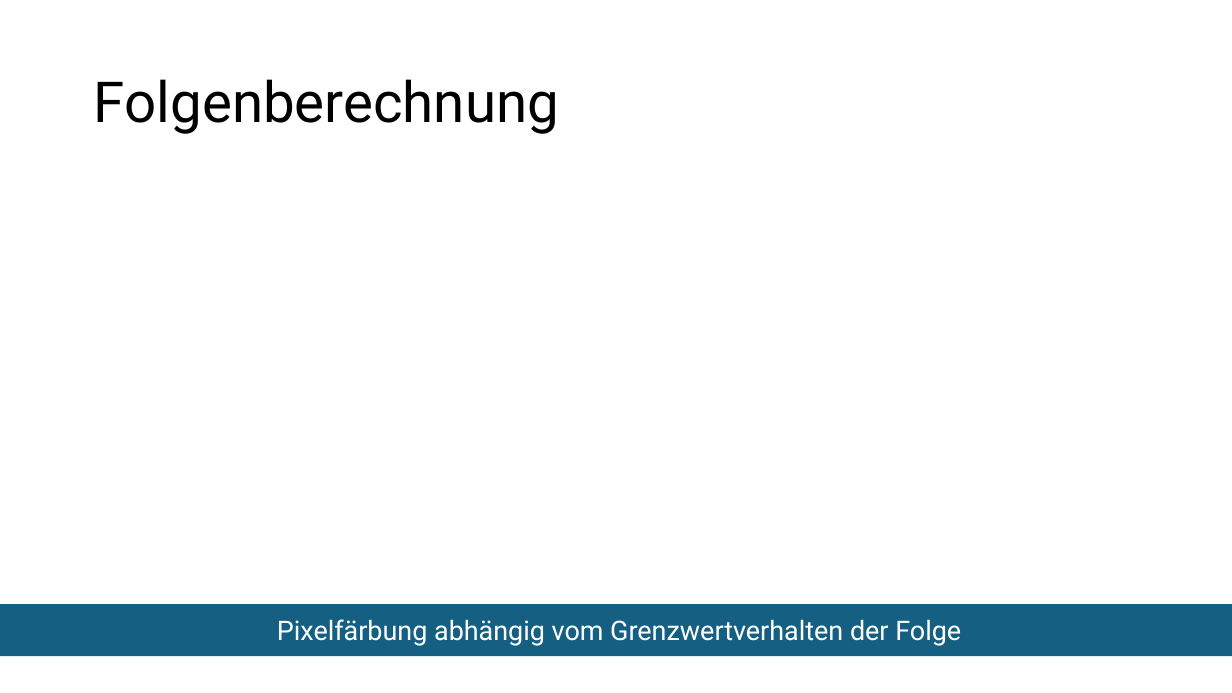
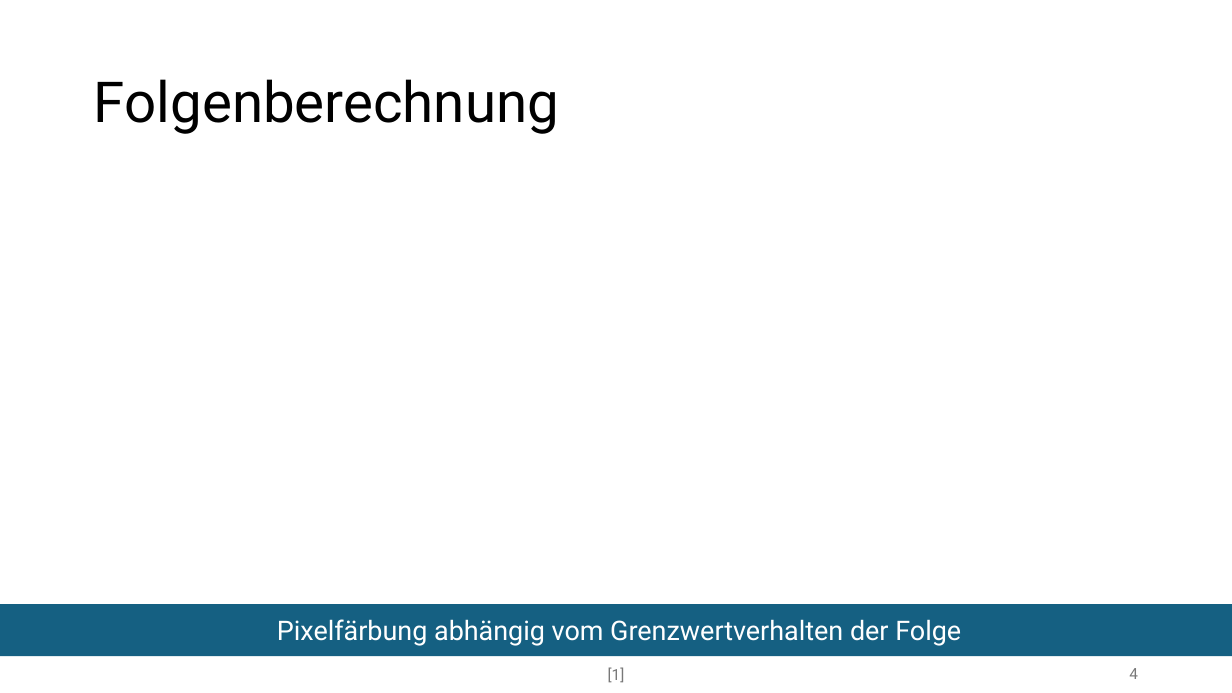
Before and after one commit to Preunicom/FractalCore, a slide deck: slide 4 of docs/Endpraesentation/DAPI_FractalCore_Endpraesentation.pptx. Drawn at 1232x693 pixels with LibreOffice and Linux fonts; fonts in the diff are those of the drawing; grey boxes stand for pictures. Boxes give left, top, right and bottom in pixels: in the first picture for what was removed or moved away, otherwise in the second. Text is boxed around its words. In the diff, an @@ line names an element or a change of style, - is before the commit and + after.

```diff
--- a/docs/Endpraesentation/DAPI_FractalCore_Endpraesentation.pptx
+++ b/docs/Endpraesentation/DAPI_FractalCore_Endpraesentation.pptx
@@ text added at [608,667,625,683], 12 pt, text #797979 @@
+[1]
@@ page number added at [1129,668,1138,679], 12 pt, text #797979 @@
+4
```
Also in this commit, not shown: 19 other slides changed, 1 slide added, 1 other file.
